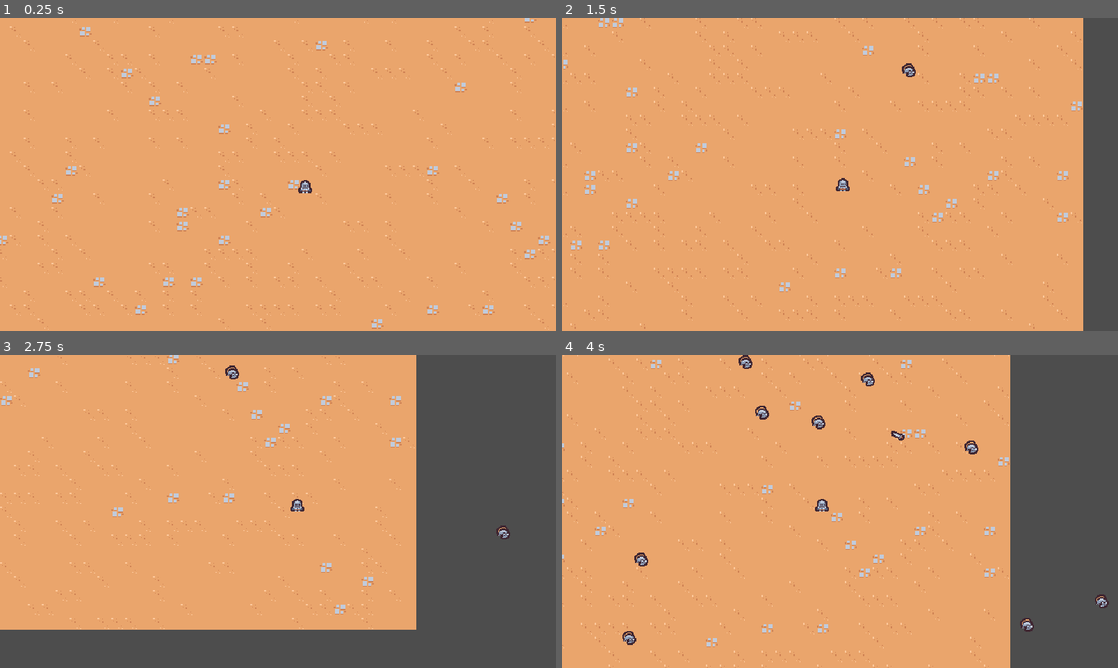
Above: before the commit, frames 1-4 (two rows, left to right).
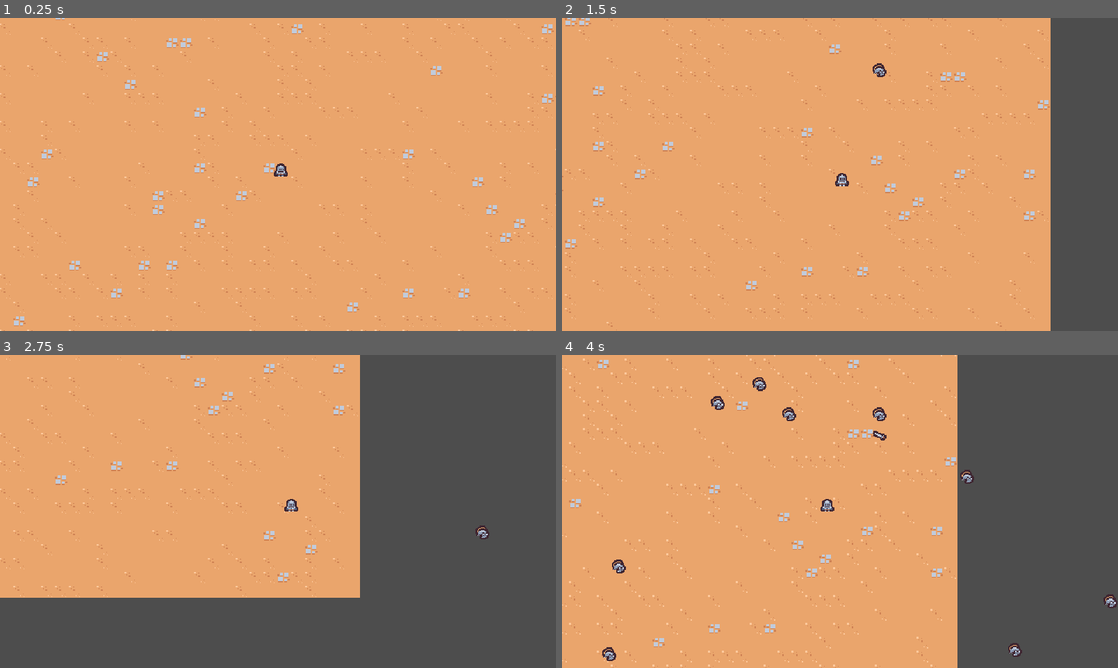
Above: after the commit, the same moments.

Repository: taikinaka/Godot_2D_RogueLike_Project
Game: Godot game, scene res://scenes/Main/main.tscn
The game is run twice, just before and just after one commit, with the same random seed, the same clock (stepped at 60 frames per second) and the same inputs.
Inputs:
- Up to frame 1 (0.25 s): no input
- Up to frame 2 (1.5 s): hold D (move_right) 0.53-1.28 s; hold S (move_down) from 1.28 s (still down)
- Up to frame 3 (2.75 s): release S (move_down) at 2.03 s; hold D (move_right) from 2.03 s (still down)
- Up to frame 4 (4 s): release D (move_right) at 2.78 s; hold W (move_up) 2.78-3.53 s; hold A (move_left) from 3.53 s (still down)

The runs differ from the first frame. In frame 1, 4.8% of the frame differs, in the area x 0-100%, y 0-100%; in frame 2, 10%; in frame 3, 18%, in the area x 0-92%, y 0-88%; in frame 4, 14%.

Commit message:
smoother game changes

Diff:
--- a/project.godot
+++ b/project.godot
@@ -59,6 +59,7 @@
 2d_physics/layer_1="Terrain"
 2d_physics/layer_2="Player"
 2d_physics/layer_3="Enemy"
+2d_physics/layer_4="EnemyCollision"
 
 [rendering]
 
--- a/scenes/basic_enemy/basic_enemy.tscn
+++ b/scenes/basic_enemy/basic_enemy.tscn
@@ -8,7 +8,9 @@
 [sub_resource type="CircleShape2D" id="CircleShape2D_u0mej"]
 
 [node name="BasicEnemy" type="CharacterBody2D" groups=["enemy"]]
-collision_layer = 0
+collision_layer = 8
+collision_mask = 9
+motion_mode = 1
 script = ExtResource("1_045xe")
 
 [node name="Area2D" type="Area2D" parent="."]
--- a/scenes/game_camera/game_camera.gd
+++ b/scenes/game_camera/game_camera.gd
@@ -9,7 +9,7 @@
 # Called every frame. 'delta' is the elapsed time since the previous frame.
 func _process(delta):
 	acquire_target()
-	global_position = global_position.lerp(target_position,1.0 - exp(-delta*10))
+	global_position = global_position.lerp(target_position,1.0 - exp(-delta*20))
 
 func acquire_target():
 	var player_nodes = get_tree().get_nodes_in_group("player")
--- a/scenes/player/player.gd
+++ b/scenes/player/player.gd
@@ -1,6 +1,7 @@
 extends CharacterBody2D
 
-const MAX_SPEED = 200
+const MAX_SPEED = 250
+const ACCELERATION_SMOOTHING = 15
 
 # Called when the node enters the scene tree for the first time.
 func _ready() -> void:
@@ -11,7 +12,8 @@
 func _process(delta: float) -> void:
 	var movement_vector = get_movement_vector()
 	var direction = movement_vector.normalized()
-	velocity = direction * MAX_SPEED
+	var target_velocity = direction * MAX_SPEED
+	velocity= velocity.lerp(target_velocity,1-exp(-delta*ACCELERATION_SMOOTHING))
 	move_and_slide()
 
 func get_movement_vector():
--- a/scenes/player/player.tscn
+++ b/scenes/player/player.tscn
@@ -9,6 +9,7 @@
 
 [node name="Player" type="CharacterBody2D" groups=["player"]]
 collision_layer = 0
+motion_mode = 1
 script = ExtResource("1_w0xrc")
 
 [node name="AbilityManager" type="Node" parent="."]
